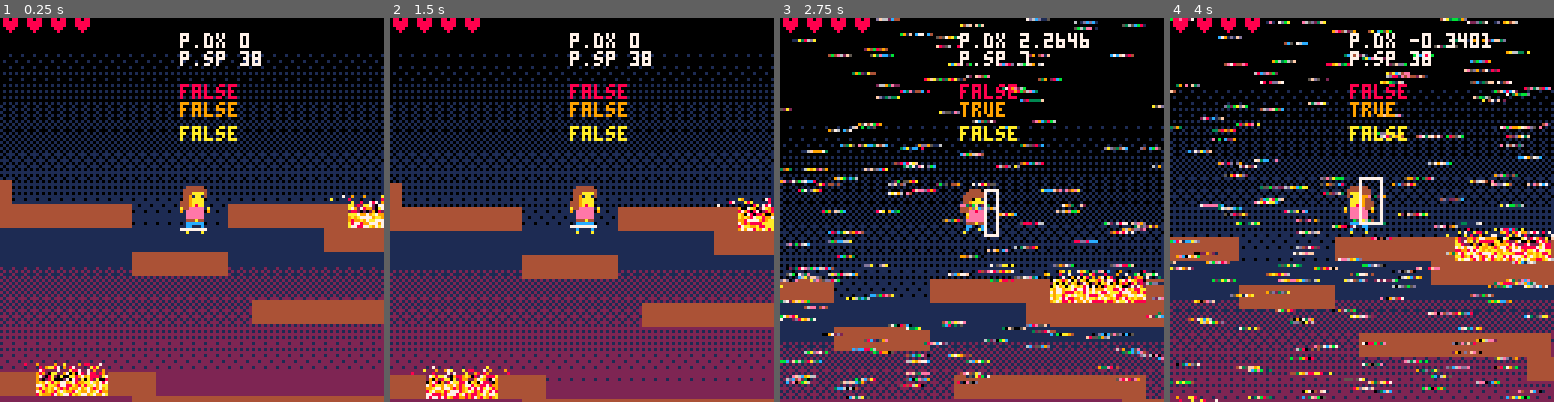
Above: before the commit, frames 1-4 (left to right).
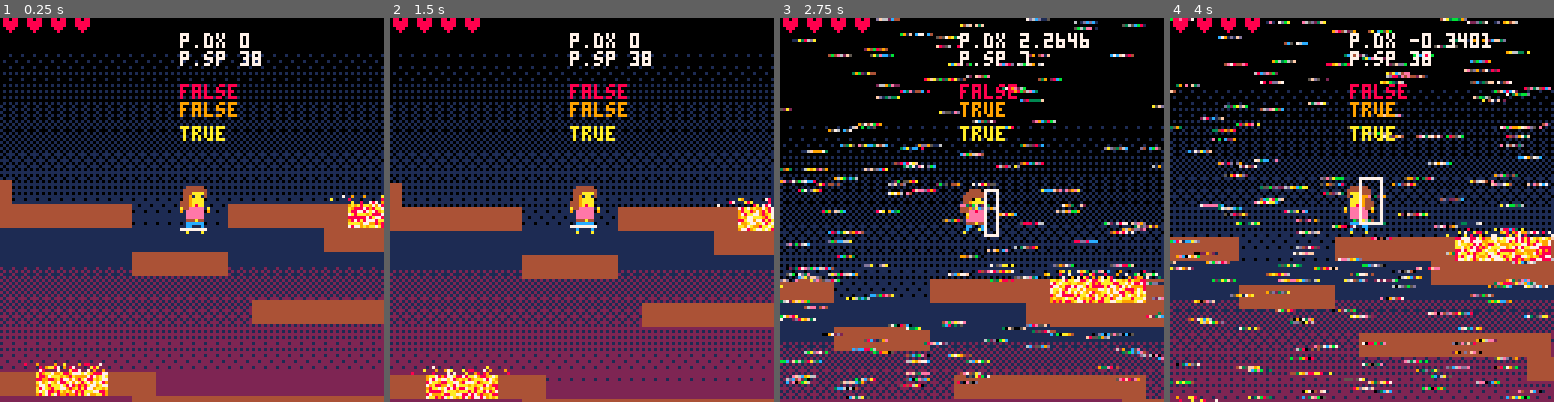
Above: after the commit, the same moments.

Repository: EmilieRobert33/SPOOKJAM
Game: PICO-8 cartridge spookjam.p8
The game is run twice, just before and just after one commit, with the same random seed, the same clock (stepped at 60 frames per second) and the same inputs.
Inputs:
- Up to frame 1 (0.25 s): no input
- Up to frame 2 (1.5 s): tap X (X key) at 0.33, 1.07 s; tap O (Z key) at 0.7 s
- Up to frame 3 (2.75 s): hold Right 1.6-2.1 s; tap O (Z key) at 1.7, 2.1, 2.5 s; tap X (X key) at 1.85 s; hold Right from 2.47 s (still down)
- Up to frame 4 (4 s): tap O (Z key) at 2.9, 3.3, 3.7 s; tap X (X key) at 2.97 s; release Right at 3.03 s; hold Left 3.08-3.58 s

The runs differ from the first frame. In frame 1, 1.6% of the frame differs, in the area x 9-100%, y 28-99%; in frame 2, 1.6%, in the area x 9-100%, y 28-100%; in frame 3, 1.4%; in frame 4, 1.4%.

Commit message:
sliding issue

Diff:
--- a/spookjam.p8
+++ b/spookjam.p8
@@ -30,7 +30,7 @@
 	p.falling = false
 	p.sliding = false
 	p.landed = false
-	p.idle = false
+	p.idle = true
 
 	--objet mask
 	mask = {}
@@ -326,7 +326,7 @@
 		if time()-p.anim>.1 then
 			p.anim=time()
 			p.sp+=2
-			if p.sp>5 then
+			if p.sp>7 then
 				p.sp=1
 			end
 		end
@@ -442,15 +442,17 @@
 	and not (btn(1))
 	and not (btn(0))
 	and not p.falling
-	and not p.jumping then
+	and not p.jumping
+	 then
 			p.running = false
 			p.sliding = true
 	end
 
-	--stop sliding
+	--stop sliding with wall
 	if(p.sliding) then
 		if abs(p.dx)==.2
-		or p.running then
+		or p.running
+		 then
 			p.dx=0
 			p.sliding=false
 	--stop sliding with mask
@@ -803,13 +806,7 @@
  for n=1,#lave do
   for i=0,7 do
    for y=0,7 do
-    if (y<=2) then
-     palt(0,true)
-     pset(lave[n].x+i,lave[n].y+y,rnd({7,8,9,10,2,0}))
-     palt(0,false)
-    else
-     pset(lave[n].x+i,lave[n].y+y,rnd(lave_pal))
-    end
+    pset(lave[n].x+i,lave[n].y+y,rnd(lave_pal))
    end
   end
  end
